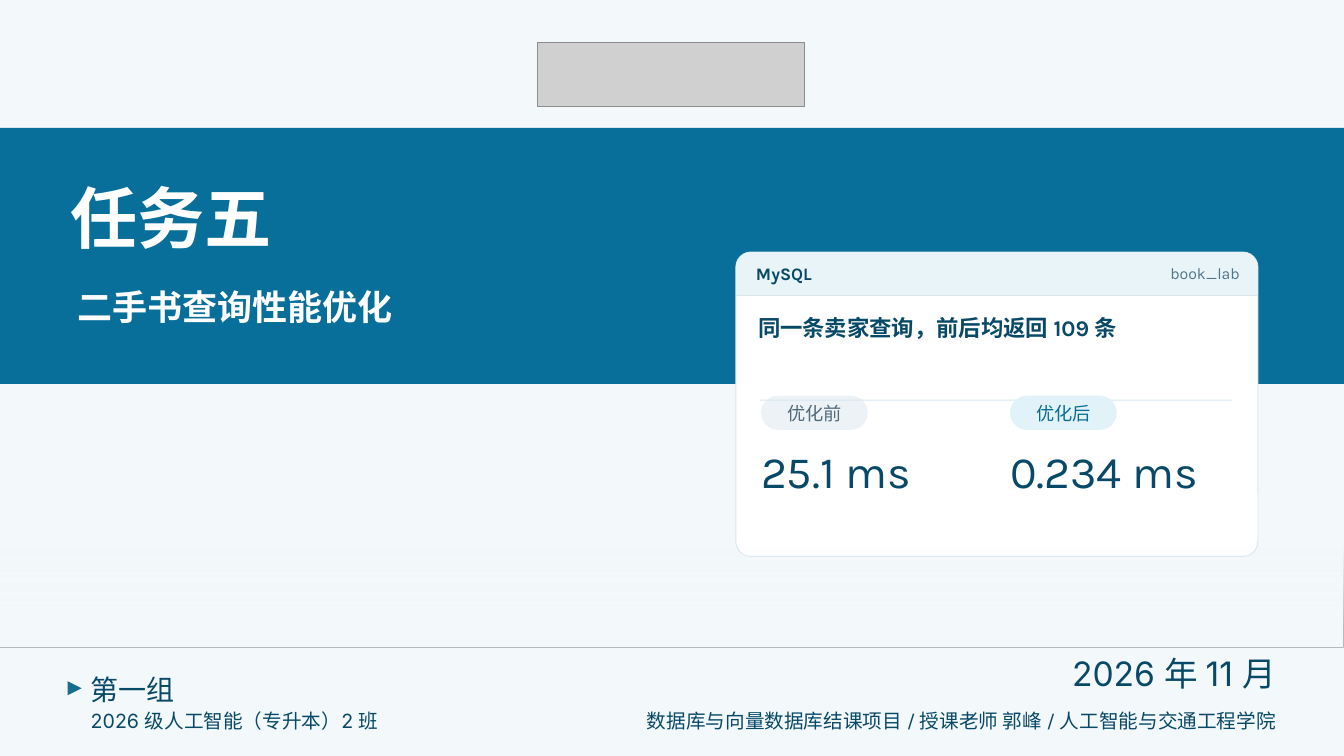
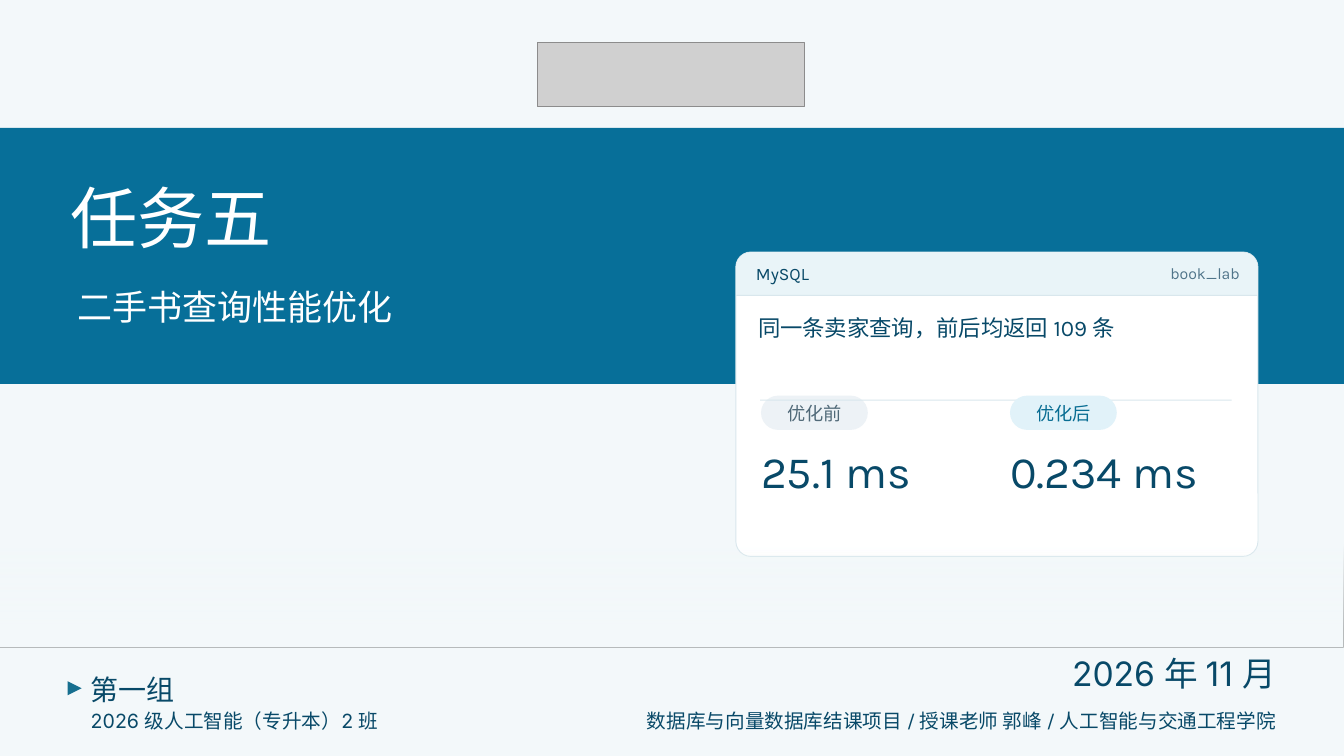
Before and after one commit to AurLemon/pageslip-demo, a slide deck: slide 1 of presentations/task-5-query-optimization.pptx. Drawn at 1344x756 pixels with LibreOffice and Linux fonts; fonts in the diff are those of the drawing; grey boxes stand for pictures. Boxes give left, top, right and bottom in pixels: in the first picture for what was removed or moved away, otherwise in the second. Text is boxed around its words. In the diff, an @@ line names an element or a change of style, - is before the commit and + after.

```diff
--- a/presentations/task-5-query-optimization.pptx
+++ b/presentations/task-5-query-optimization.pptx
@@ text "任务五" at [71,186,273,249]: font Karla to TeX Gyre Adventor, bold off @@
@@ text "MySQL" at [756,269,809,285]: bold off @@
@@ text "二手书查询性能优化" at [78,290,393,323]: font Karla to TeX Gyre Adventor, bold off @@
@@ text "同一条卖家查询，前后均返回 109 条" at [758,317,1114,339]: bold off @@
```
Also in this commit, not shown: 13 other slides changed, 1 other file.
